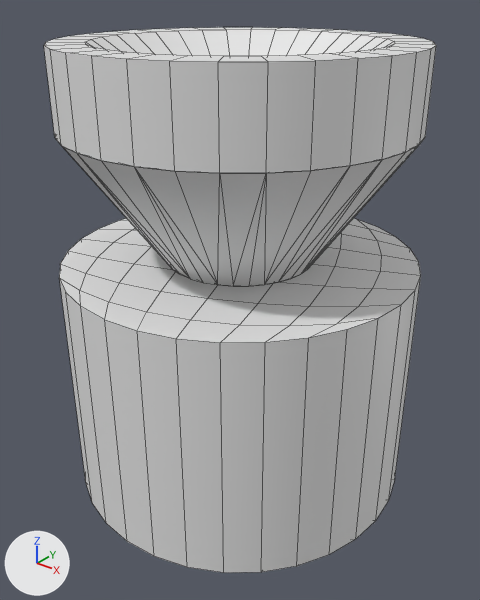
One commit to the OBJ model src/main/resources/assets/kingdomkeys/models/block/gummi/gummi_engine_big.obj: the scene before it, then after it.
Rendered twice from a 50 mm camera at (2.11, -2.64, 2.7) aimed at (0.04, -0.05, 1.09). The lights are fixed; the arrows at lower left show +X, +Y and +Z. The first picture is the older version. Mesh edges are drawn as thin lines. Materials are left out; every surface is plain grey. Where no turn or scale is listed for an object, it has been applied to the vertices.

Script lines for the objects in view, before the commit:
```python
me_cylinder = bpy.data.meshes.new('Cylinder')
me_cylinder.from_pydata(...)  # 162 vertices, 160 faces; spans x -0.96..0.96, y -0.96..0.96, z 0.0..1.33
me_cylinder.materials.append(mat_material_001)
me_cylinder_001 = bpy.data.meshes.new('Cylinder.001')
me_cylinder_001.from_pydata(...)  # a 32-sided cut cone along z (radius 0.4 at the low end, 0.9 at the high end) spanning x -0.9..0.9, y -0.9..0.9, z 1.33..2.03
me_cylinder_001.materials.append(mat_material_005)
# before: 0 (0.0, -0.9, 2.03) at pixel (101, 160), 1 (0.0, -0.4, 1.33) at pixel (190, 279), 8 (0.64, -0.64, 2.03) at pixel (266, 173), 9 (0.28, -0.28, 1.33) at pixel (248, 286), 16 (0.9, 0.0, 2.03) at pixel (405, 152)
# before: 17 (0.4, 0.0, 1.33) at pixel (300, 274), 24 (0.64, 0.64, 2.03), 25 (0.28, 0.28, 1.33), 32 (0.0, 0.9, 2.03), 33 (0.0, 0.4, 1.33)
# before: 40 (-0.64, 0.64, 2.03), 41 (-0.28, 0.28, 1.33), 48 (-0.9, 0.0, 2.03), 49 (-0.4, 0.0, 1.33), 56 (-0.64, -0.64, 2.03)
# before: 57 (-0.28, -0.28, 1.33)
me_cylinder_002 = bpy.data.meshes.new('Cylinder.002')
me_cylinder_002.from_pydata(...)  # 178 vertices, 192 faces; spans x -0.9..0.9, y -0.9..0.9, z 2.03..2.43
me_cylinder_002.materials.append(mat_material_002)
ob_cylinder = bpy.data.objects.new('Cylinder', me_cylinder)
ob_cylinder.location = (0.0, 0.0, 0.0)
ob_cylinder_001 = bpy.data.objects.new('Cylinder.001', me_cylinder_001)
ob_cylinder_001.location = (0.0, 0.0, 0.0)
ob_cylinder_002 = bpy.data.objects.new('Cylinder.002', me_cylinder_002)
ob_cylinder_002.location = (0.0, 0.0, 0.0)
```
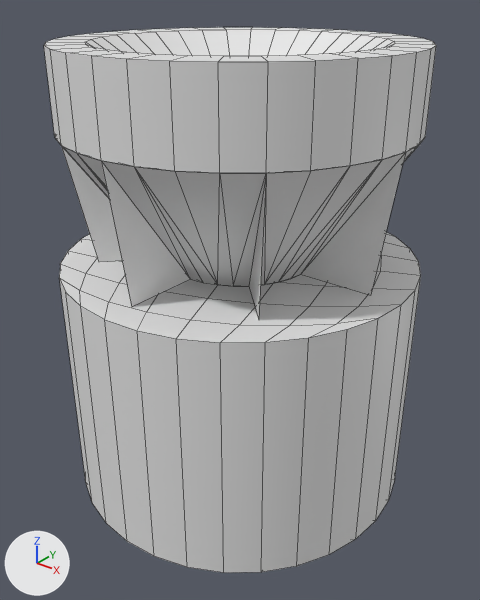
The change in detail:
me_cylinder_001 is used by ob_cylinder_001; location (0.0, 0.0, 0.0).
Verts and faces of me_cylinder_001; kept vertices keep their numbers, new ones are numbered from 64.
me_cylinder_001 had 64 vertices, 124 faces and spanned x -0.9..0.9, y -0.9..0.9, z 1.33..2.03.
me_cylinder_001 now has 72 vertices, 132 faces and spans x -0.9..0.9, y -0.9..0.9, z 1.33..2.03.
Part 1, on me_cylinder_001:
New vertex 64 is at (-0.8, 0.0, 1.33).
New vertex 65 is at (0.0, 0.8, 1.33).
New vertex 66 is at (-0.54, 0.54, 1.33).
New vertex 67 is at (0.0, -0.8, 1.33), pixel (131, 307).
New vertex 68 is at (-0.54, -0.54, 1.33), pixel (98, 262).
New vertex 69 is at (0.8, 0.0, 1.33), pixel (370, 295).
New vertex 70 is at (0.54, 0.54, 1.33).
New vertex 71 is at (0.54, -0.54, 1.33), pixel (258, 320).
New faces: (48, 64, 49), (32, 65, 33), (40, 66, 41), (0, 1, 67), (56, 68, 57), (16, 69, 17).
New faces: (24, 70, 25), (8, 71, 9).

Changed parts and their boxes [x1, y1, x2, y2] in the pictures (480 x 600 px):
'Cylinder.001', reshaped (23% taller): before [62, 145, 419, 286]; after [61, 145, 419, 319]
part 1 of me_cylinder_001, added: after [61, 146, 405, 319]
